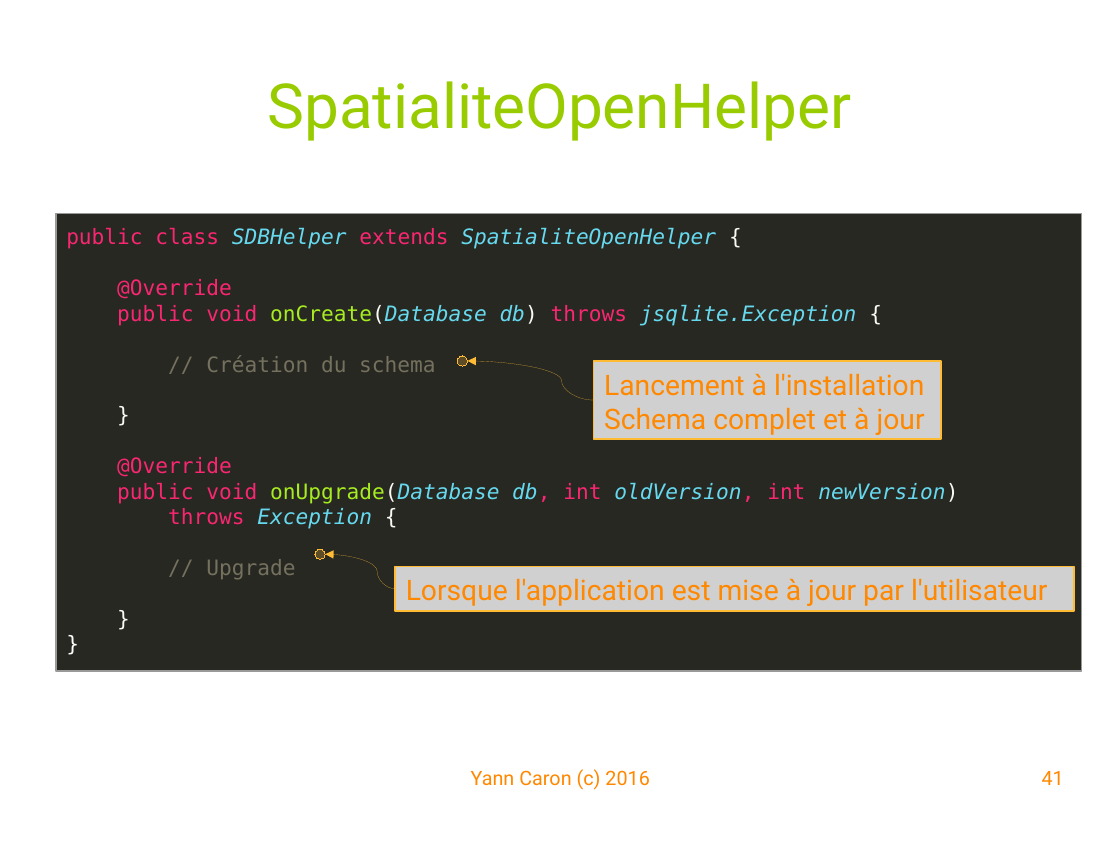
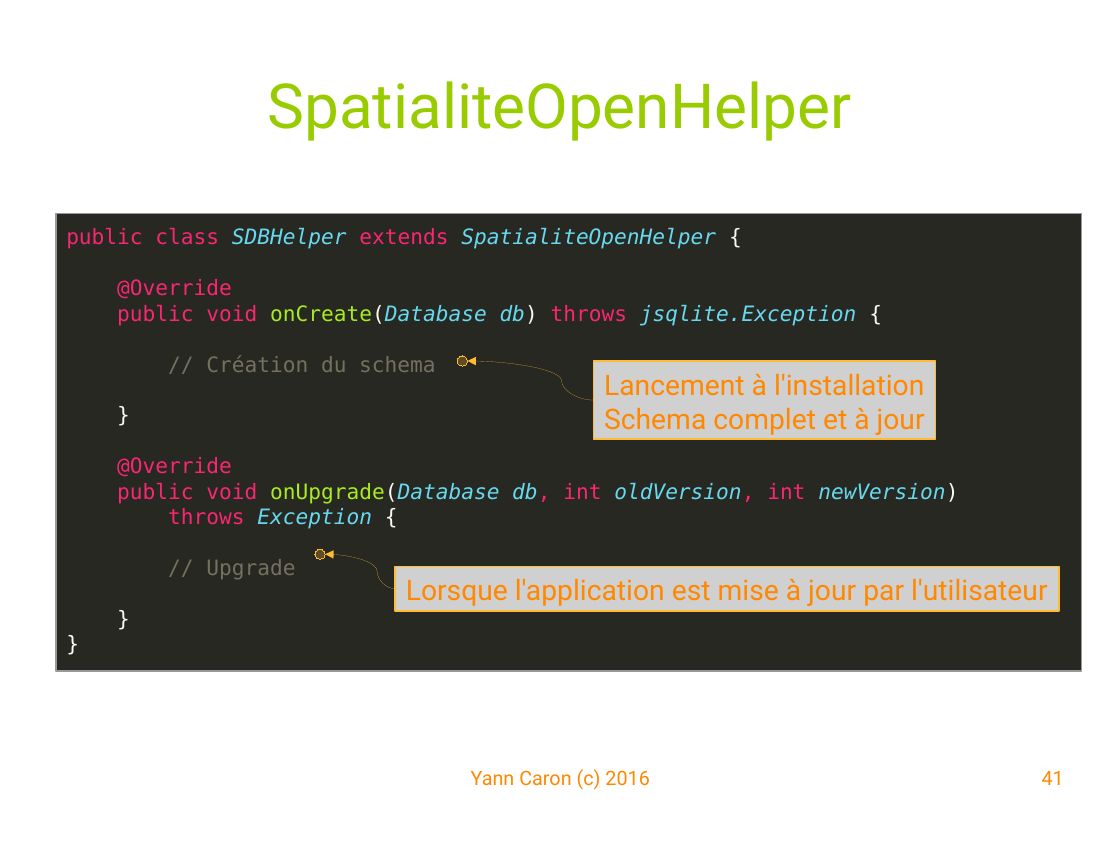
Before and after one commit to YannCaron/Android-ENSG, a slide deck: slide 41 of 10 - Spatialite.odp. Drawn at 1120x841 pixels with LibreOffice and Linux fonts; fonts in the diff are those of the drawing; grey boxes stand for pictures; background and template pictures are left out. Boxes give left, top, right and bottom in pixels: in the first picture for what was removed or moved away, otherwise in the second. Text is boxed around its words. In the diff, an @@ line names an element or a change of style, - is before the commit and + after.

Commit message:
TP2 Spatialite part 1

```diff
--- a/10 - Spatialite.odp
+++ b/10 - Spatialite.odp
@@ picture "Lancement à l'installation": place and size @@
-picture "Lancement à l'installation" at (594, 361, 941, 439)
+picture "Lancement à l'installation" at (594, 361, 936, 439)
@@ picture "Lorsque l'application est mise à ...": place and size @@
-picture "Lorsque l'application est mise à ..." at (395, 566, 1074, 611)
+picture "Lorsque l'application est mise à ..." at (395, 566, 1059, 611)
```
Also in this commit, not shown: 10 other slides changed, 8 other files.
